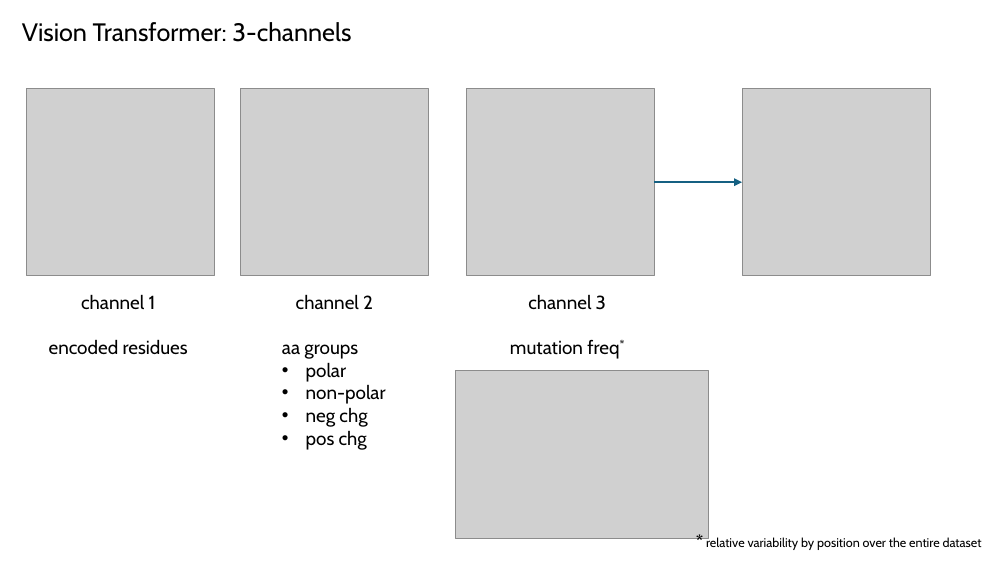
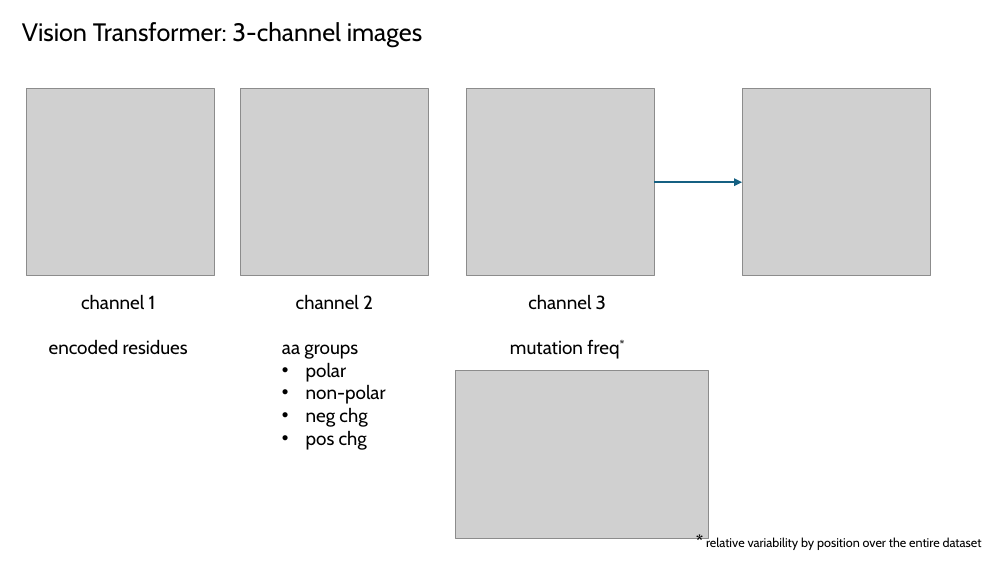
Before and after one commit to planaria158/BERT-antibody-antigen-binding-energy, a slide deck: slide 9 of Homework-aAlphaBio.pptx (slide 11 before the commit). Drawn at 1008x567 pixels with LibreOffice and Linux fonts; fonts in the diff are those of the drawing; grey boxes stand for pictures. Boxes give left, top, right and bottom in pixels: in the first picture for what was removed or moved away, otherwise in the second. Text is boxed around its words. In the diff, an @@ line names an element or a change of style, - is before the commit and + after.

```diff
--- a/Homework-aAlphaBio.pptx
+++ b/Homework-aAlphaBio.pptx
@@ text at bbox=[22, 22, 422, 47]: text changed @@
-Vision Transformer: 3-channels
+Vision Transformer: 3-channel images
```
Also in this commit, not shown: 13 other slides changed, 4 slides added, 2 slides removed.
